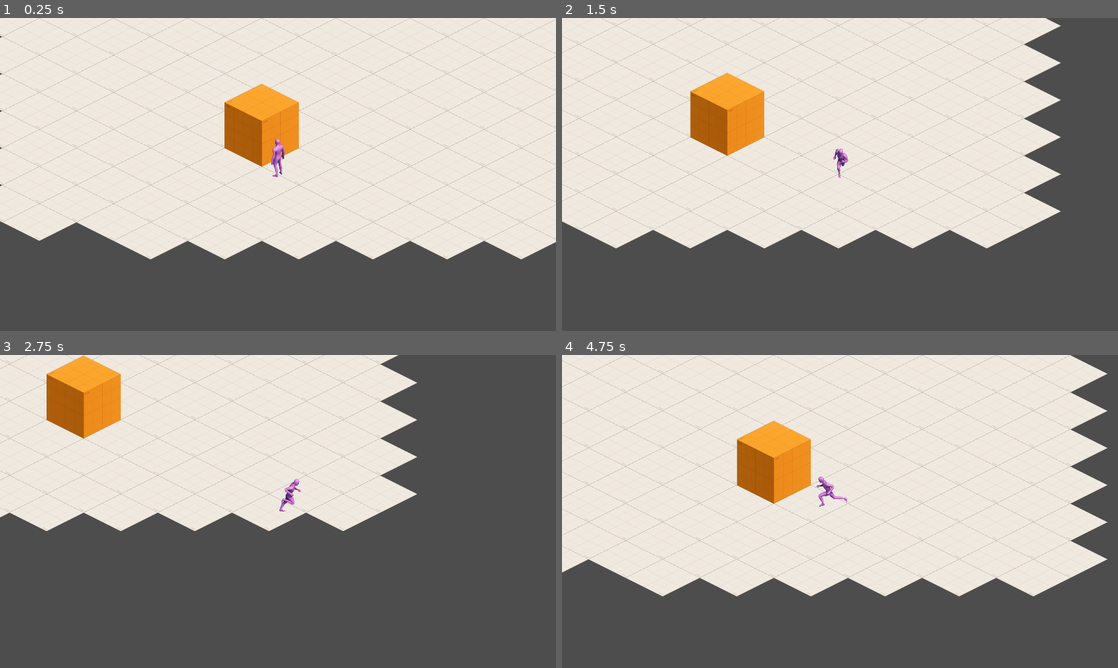
Above: before the commit, frames 1-4 (two rows, left to right).
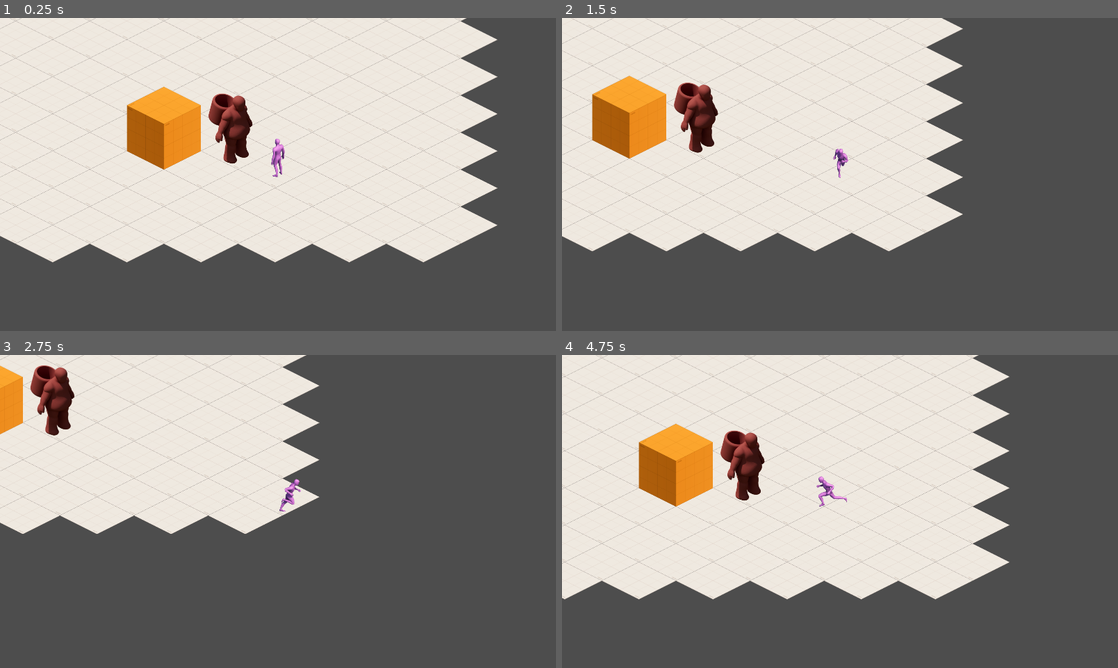
Above: after the commit, the same moments.

Repository: bradlycarpenter/Project-H-Phase-2
Game: Godot game, scene res://levels/test-levels/test-movement/scene/TestMovement.tscn
Same seed, same stepped clock (60 frames per second), same inputs: the game is played once before the commit and once after it. This scene is started directly instead of the project's main scene.
Inputs:
- Up to frame 1 (0.25 s): no input
- Up to frame 2 (1.5 s): tap Enter at 0.5 s; hold D (move_right) 0.53-1.28 s; hold S (move_down) from 1.28 s (still down)
- Up to frame 3 (2.75 s): release S (move_down) at 2.03 s; hold D (move_right) from 2.03 s (still down)
- Up to frame 4 (4.75 s): release D (move_right) at 2.78 s; hold W (move_up) 2.78-3.53 s; hold A (move_left) from 3.53 s (still down)

The runs differ from the first frame. In frame 1, 22% of the frame differs, in the area x 0-100%, y 0-79%; in frame 2, 22%; in frame 3, 16%; in frame 4, 24%, in the area x 0-99%, y 0-79%.

Commit message:
update/rock-boss
- character body 2d
- animated sprite + frames
- collision polygon

Diff:
--- /dev/null
+++ b/actors/test-actors/mobs/rock-thrower/scene/mob_rock_thrower.tscn
@@ -0,0 +1,90 @@
+[gd_scene load_steps=10 format=3 uid="uid://c8scj65v8kx6s"]
+
+[ext_resource type="Texture2D" uid="uid://d4dyvovk37i87" path="res://actors/test-actors/mobs/rock-thrower/art/rock-thrower-sprites/idle/E_RockBoss_Idle0.png" id="1_ilkth"]
+[ext_resource type="Texture2D" uid="uid://b0020bhmgy8et" path="res://actors/test-actors/mobs/rock-thrower/art/rock-thrower-sprites/idle/N_RockBoss_Idle0.png" id="2_y6lbf"]
+[ext_resource type="Texture2D" uid="uid://cwf16qe1h2aas" path="res://actors/test-actors/mobs/rock-thrower/art/rock-thrower-sprites/idle/NE_RockBoss_Idle0.png" id="3_qcgry"]
+[ext_resource type="Texture2D" uid="uid://cgph3uaxsaabb" path="res://actors/test-actors/mobs/rock-thrower/art/rock-thrower-sprites/idle/NW_RockBoss_Idle0.png" id="4_6py82"]
+[ext_resource type="Texture2D" uid="uid://bsug05w7bdiyl" path="res://actors/test-actors/mobs/rock-thrower/art/rock-thrower-sprites/idle/S_RockBoss_Idle0.png" id="5_68y1q"]
+[ext_resource type="Texture2D" uid="uid://bi1eyh5k81o6s" path="res://actors/test-actors/mobs/rock-thrower/art/rock-thrower-sprites/idle/SE_RockBoss_Idle0.png" id="6_rhpaf"]
+[ext_resource type="Texture2D" uid="uid://cm4a05snik26i" path="res://actors/test-actors/mobs/rock-thrower/art/rock-thrower-sprites/idle/SW_RockBoss_Idle0.png" id="7_w7ikn"]
+[ext_resource type="Texture2D" uid="uid://d3q0ce2jbmnu0" path="res://actors/test-actors/mobs/rock-thrower/art/rock-thrower-sprites/idle/W_RockBoss_Idle0.png" id="8_14drh"]
+
+[sub_resource type="SpriteFrames" id="SpriteFrames_11w47"]
+animations = [{
+"frames": [{
+"duration": 1.0,
+"texture": ExtResource("1_ilkth")
+}],
+"loop": true,
+"name": &"idle_E",
+"speed": 5.0
+}, {
+"frames": [{
+"duration": 1.0,
+"texture": ExtResource("2_y6lbf")
+}],
+"loop": true,
+"name": &"idle_N",
+"speed": 5.0
+}, {
+"frames": [{
+"duration": 1.0,
+"texture": ExtResource("3_qcgry")
+}],
+"loop": true,
+"name": &"idle_NE",
+"speed": 5.0
+}, {
+"frames": [{
+"duration": 1.0,
+"texture": ExtResource("4_6py82")
+}],
+"loop": true,
+"name": &"idle_NW",
+"speed": 5.0
+}, {
+"frames": [{
+"duration": 1.0,
+"texture": ExtResource("5_68y1q")
+}],
+"loop": true,
+"name": &"idle_S",
+"speed": 5.0
+}, {
+"frames": [{
+"duration": 1.0,
+"texture": ExtResource("6_rhpaf")
+}],
+"loop": true,
+"name": &"idle_SE",
+"speed": 5.0
+}, {
+"frames": [{
+"duration": 1.0,
+"texture": ExtResource("7_w7ikn")
+}],
+"loop": true,
+"name": &"idle_SW",
+"speed": 5.0
+}, {
+"frames": [{
+"duration": 1.0,
+"texture": ExtResource("8_14drh")
+}],
+"loop": true,
+"name": &"idle_W",
+"speed": 5.0
+}]
+
+[node name="MobRockThrower" type="CharacterBody2D"]
+
+[node name="AnimatedSprite2D" type="AnimatedSprite2D" parent="."]
+scale = Vector2(0.75, 0.75)
+sprite_frames = SubResource("SpriteFrames_11w47")
+animation = &"idle_SE"
+offset = Vector2(2.725, -371.705)
+
+[node name="CollisionPolygon2D" type="CollisionPolygon2D" parent="."]
+position = Vector2(0, 33.3333)
+scale = Vector2(2.08333, 2.08333)
+polygon = PackedVector2Array(-24, -16, 0, -28, 24, -16, 0, -4)
--- a/levels/test-levels/test-movement/scene/TestMovement.tscn
+++ b/levels/test-levels/test-movement/scene/TestMovement.tscn
@@ -1,7 +1,8 @@
-[gd_scene load_steps=3 format=3 uid="uid://0agxbu5fs0un"]
+[gd_scene load_steps=4 format=3 uid="uid://0agxbu5fs0un"]
 
 [ext_resource type="PackedScene" uid="uid://doni0bvvnv340" path="res://levels/test-levels/test-level-example/scene/testlevelexample.tscn" id="1_i1mwc"]
 [ext_resource type="PackedScene" uid="uid://pkjcgg5vj0an" path="res://actors/test-actors/player/test-player/scene/test_character.tscn" id="2_pyetg"]
+[ext_resource type="PackedScene" uid="uid://c8scj65v8kx6s" path="res://actors/test-actors/mobs/rock-thrower/scene/mob_rock_thrower.tscn" id="3_nukb3"]
 
 [node name="TestMovement" type="Node2D"]
 y_sort_enabled = true
@@ -10,6 +11,9 @@
 y_sort_enabled = true
 
 [node name="TestCharacter" parent="." instance=ExtResource("2_pyetg")]
-position = Vector2(952, 923)
+position = Vector2(1290, 913)
 collision_layer = 1
 collision_mask = 15
+
+[node name="MobRockThrower" parent="." instance=ExtResource("3_nukb3")]
+position = Vector2(1141, 842)
Renamed: actors/test-actors/player/test-player/art/char-sprites/char-sprites-idle/E_RockBoss_Idle0.png -> actors/test-actors/mobs/rock-thrower/art/rock-thrower-sprites/idle/E_RockBoss_Idle0.png
Not shown, added: actors/test-actors/mobs/rock-thrower/art/rock-thrower-sprites/idle/E_RockBoss_Idle0.png.import
Renamed: actors/test-actors/player/test-player/art/char-sprites/char-sprites-idle/NE_RockBoss_Idle0.png -> actors/test-actors/mobs/rock-thrower/art/rock-thrower-sprites/idle/NE_RockBoss_Idle0.png
Not shown, added: actors/test-actors/mobs/rock-thrower/art/rock-thrower-sprites/idle/NE_RockBoss_Idle0.png.import
Renamed: actors/test-actors/player/test-player/art/char-sprites/char-sprites-idle/NW_RockBoss_Idle0.png -> actors/test-actors/mobs/rock-thrower/art/rock-thrower-sprites/idle/NW_RockBoss_Idle0.png
Not shown, added: actors/test-actors/mobs/rock-thrower/art/rock-thrower-sprites/idle/NW_RockBoss_Idle0.png.import
Renamed: actors/test-actors/player/test-player/art/char-sprites/char-sprites-idle/N_RockBoss_Idle0.png -> actors/test-actors/mobs/rock-thrower/art/rock-thrower-sprites/idle/N_RockBoss_Idle0.png
Not shown, added: actors/test-actors/mobs/rock-thrower/art/rock-thrower-sprites/idle/N_RockBoss_Idle0.png.import
Renamed: actors/test-actors/player/test-player/art/char-sprites/char-sprites-idle/SE_RockBoss_Idle0.png -> actors/test-actors/mobs/rock-thrower/art/rock-thrower-sprites/idle/SE_RockBoss_Idle0.png
Not shown, added: actors/test-actors/mobs/rock-thrower/art/rock-thrower-sprites/idle/SE_RockBoss_Idle0.png.import
Renamed: actors/test-actors/player/test-player/art/char-sprites/char-sprites-idle/SW_RockBoss_Idle0.png -> actors/test-actors/mobs/rock-thrower/art/rock-thrower-sprites/idle/SW_RockBoss_Idle0.png
Not shown, added: actors/test-actors/mobs/rock-thrower/art/rock-thrower-sprites/idle/SW_RockBoss_Idle0.png.import
(and 4 more such lines)
